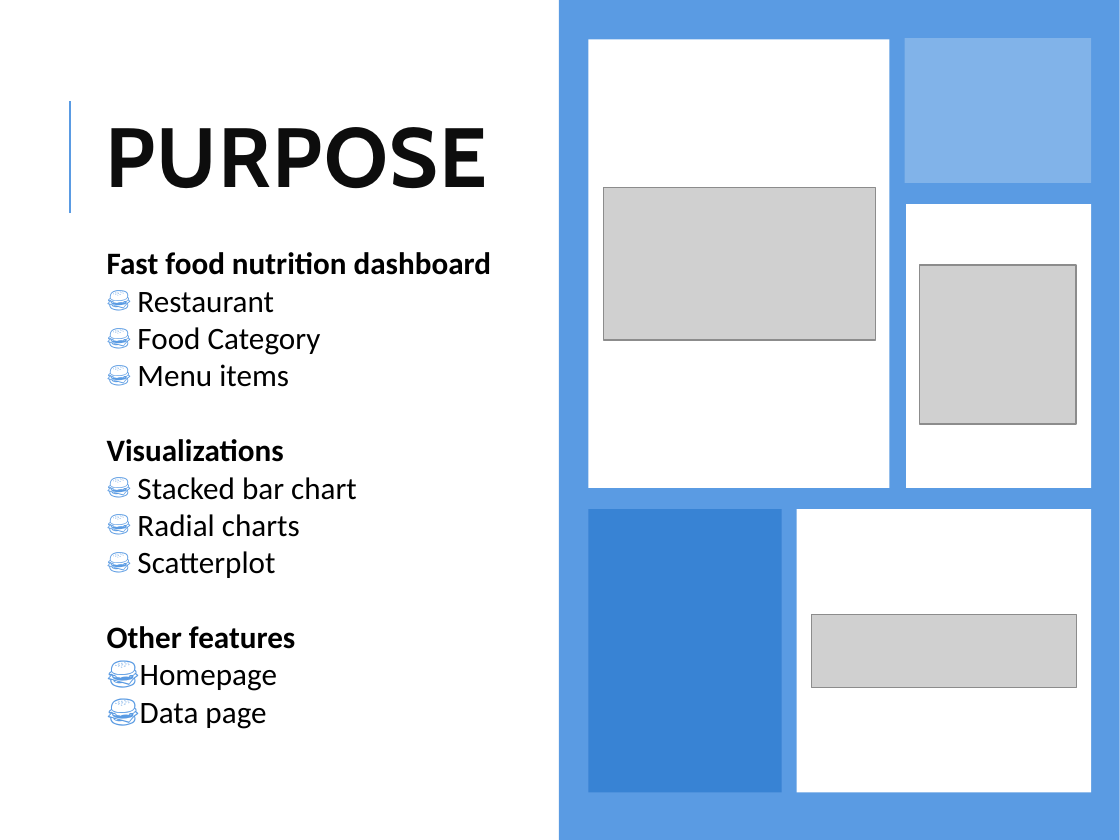
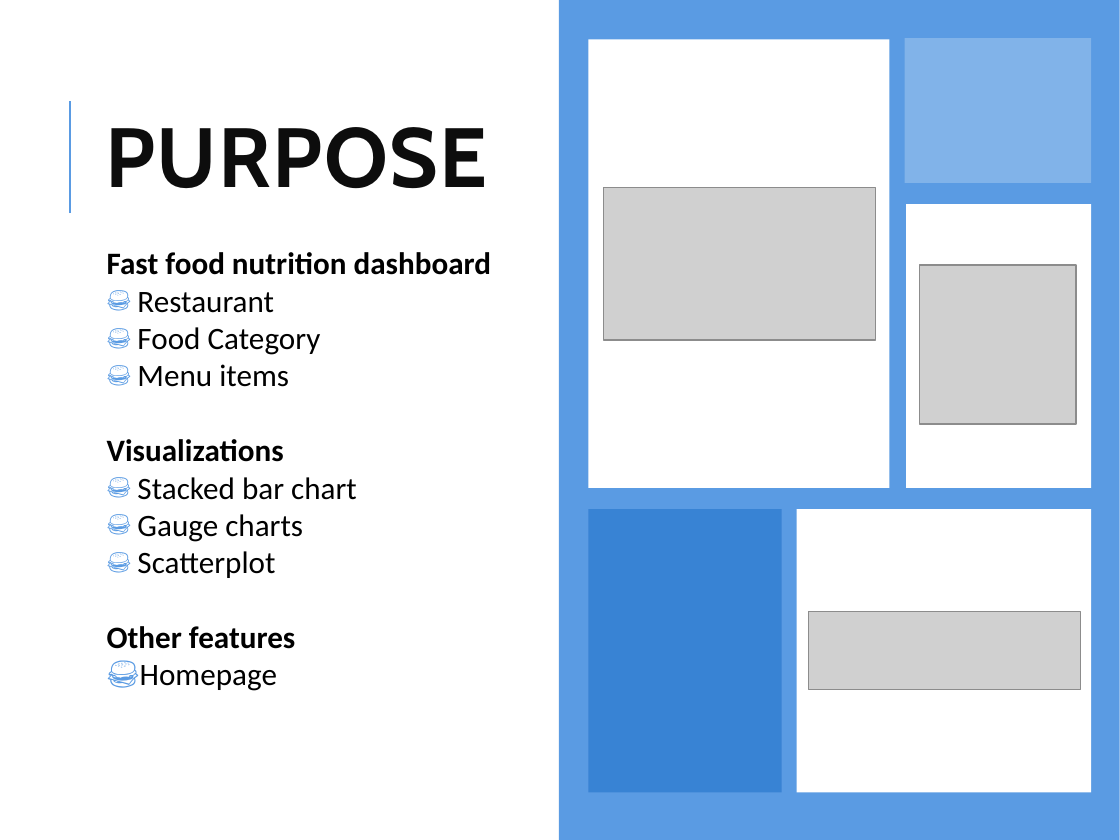
Before and after one commit to nlmuscanell/UCF-PROJECT-02, a slide deck: slide 2 of documents/Presentation.pptx. Drawn at 1120x840 pixels with LibreOffice and Linux fonts; fonts in the diff are those of the drawing; grey boxes stand for pictures. Boxes give left, top, right and bottom in pixels: in the first picture for what was removed or moved away, otherwise in the second. Text is boxed around its words. In the diff, an @@ line names an element or a change of style, - is before the commit and + after.

```diff
--- a/documents/Presentation.pptx
+++ b/documents/Presentation.pptx
@@ text at bbox=[137, 514, 303, 542]: text changed @@
-🍔 Radial charts
+🍔 Gauge charts
@@ picture: place and size @@
-picture at bbox=[812, 614, 1076, 687]
+picture at bbox=[809, 612, 1081, 690]
@@ text at bbox=[140, 703, 266, 729]: paragraph removed @@
-🍔 Data page
```
Also in this commit, not shown: 3 other slides changed.
